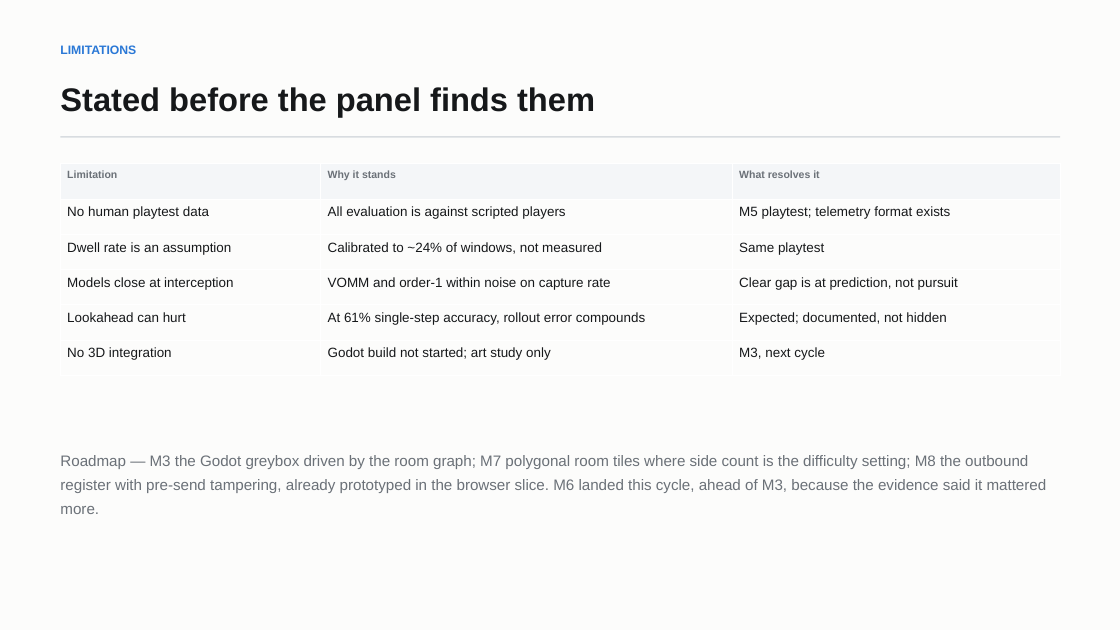
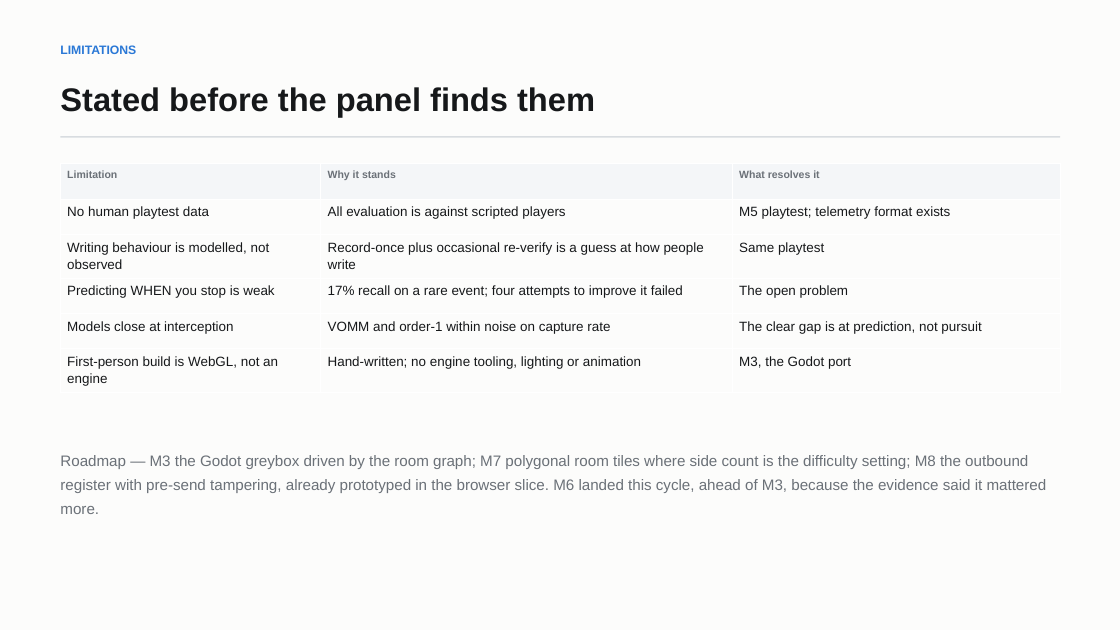
Before and after one commit to Sh1v4mKum4r/parity, a slide deck: slide 22 of docs/PARITY-review3-deck.pptx. Drawn at 1120x630 pixels with LibreOffice and Linux fonts; fonts in the diff are those of the drawing. Boxes give left, top, right and bottom in pixels: in the first picture for what was removed or moved away, otherwise in the second. Text is boxed around its words. In the diff, an @@ line names an element or a change of style, - is before the commit and + after.

Commit message:
Finalise the Review III deck, and fix three slides the rebuild had made wrong
Re-running everything with the corrected player model changed numbers that several
slides still quoted from memory. Checked all 26 by rendering them.

- E10 was reporting accuracy on an event that now happens 4% of the time, so the
  majority-class baseline scored 96% and the model looked WORSE than doing
  nothing. Replaced with recall and precision on the rare class, where the
  baseline scores 0 by construction. The model catches 17% at 26% precision --
  weak, and now labelled as the open problem rather than a win
- Tried a first-visit feature to fix it: 10% recall against 18% plain. Worse.
  Fourth explicit feature to lose to data sparsity in the context split
- Interpretation slide claimed sensor-disabling simply works; it backfires at
  full coverage. Rewritten around the two metric failures and the player-model
  bottleneck
- Limitations slide still said the 3D build did not exist and quoted 61%
  accuracy. Both stale
- Chart fixes: line labels colliding on two charts, three clipped subtitles, and
  a bar group sitting off-centre

```diff
--- a/docs/PARITY-review3-deck.pptx
+++ b/docs/PARITY-review3-deck.pptx
@@ table at (x1=60, y1=164, x2=1060, y2=390) @@
-row 3, column 1: Dwell rate is an assumption
+row 3, column 1: Writing behaviour is modelled, not observed
-row 3, column 2: Calibrated to ~24% of windows, not measured
+row 3, column 2: Record-once plus occasional re-verify is a guess at how people write
-row 4: Models close at interception | VOMM and order-1 within noise on capture rate | Clear gap is at prediction, not pursuit
+row 4: Predicting WHEN you stop is weak | 17% recall on a rare event; four attempts to improve it failed | The open problem
-row 5: Lookahead can hurt | At 61% single-step accuracy, rollout error compounds | Expected; documented, not hidden
+row 5: Models close at interception | VOMM and order-1 within noise on capture rate | The clear gap is at prediction, not pursuit
-row 6: No 3D integration | Godot build not started; art study only | M3, next cycle
+row 6: First-person build is WebGL, not an engine | Hand-written; no engine tooling, lighting or animation | M3, the Godot port
```
Also in this commit, not shown: 3 other slides changed, 7 other files.
